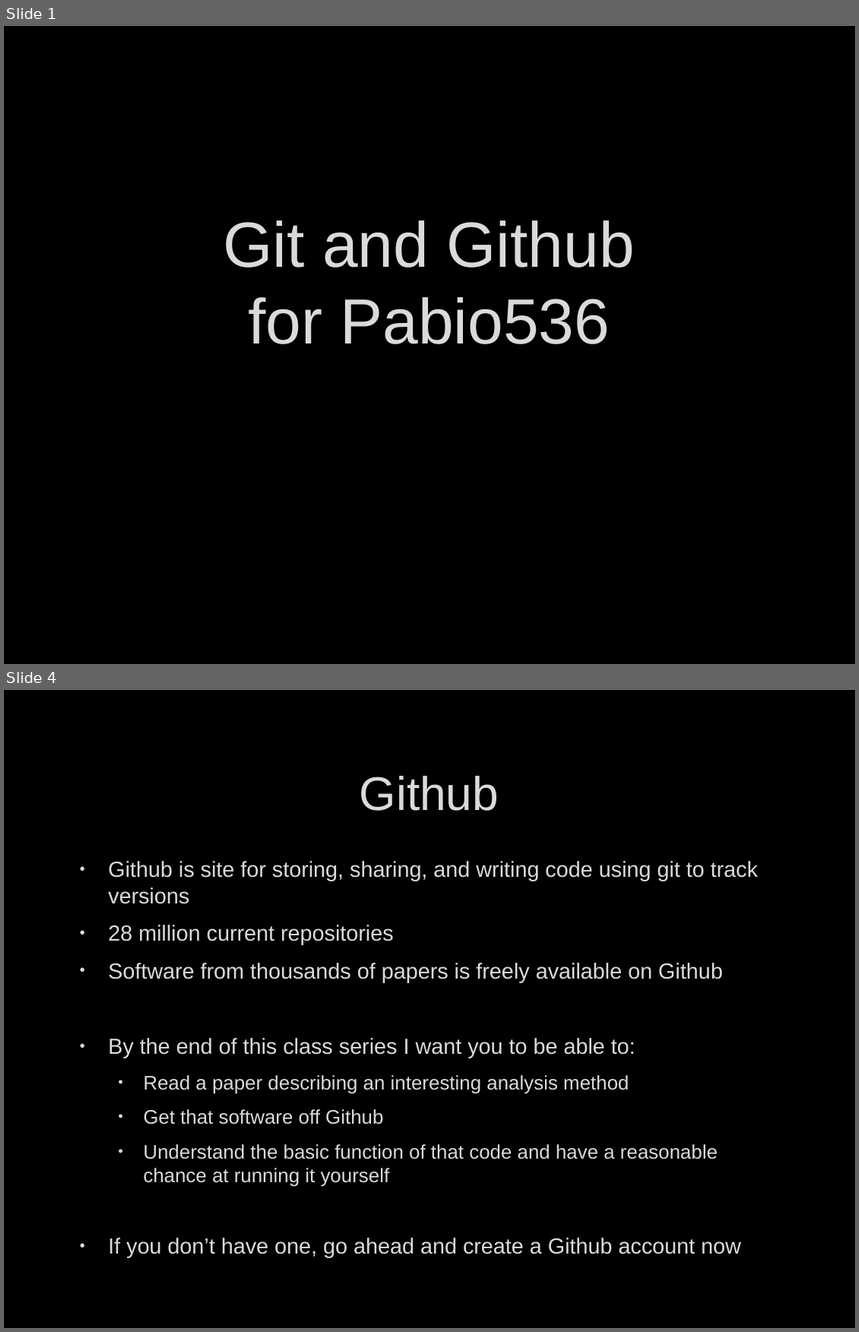
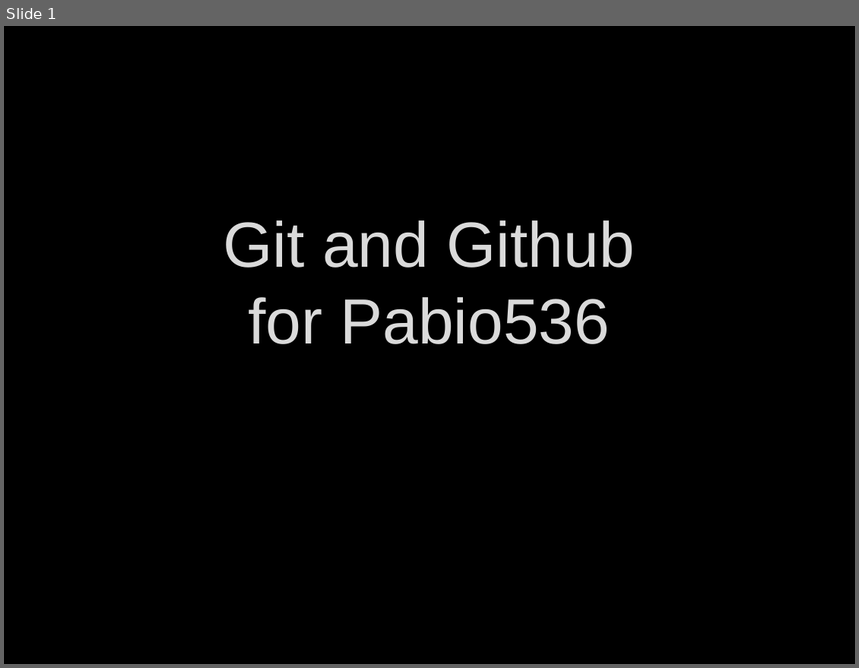
Before and after one commit to fdmast/Pabio536, a slide deck: C1_Introduction/ClassOne.GithubIntro.pptx. Shown one above the other, each under a label of ours: slides 1 and 4 before the commit, slide 1 after it; the slides between them are not shown. The pictures are 859x1332 and 859x668 pixels, drawn with LibreOffice and Linux fonts; fonts in the diff are those of the drawing; background and template pictures are left out. Boxes give left, top, right and bottom in pixels: in the first picture for what was removed or moved away, otherwise in the second. Text is boxed around its words. In the diff, an @@ line names an element or a change of style, - is before the commit and + after.

Commit message:
Complete overhaul of Class 3

```diff
--- a/C1_Introduction/ClassOne.GithubIntro.pptx
+++ b/C1_Introduction/ClassOne.GithubIntro.pptx
@@ slide 4 removed at <box>4,690,855,1328</box>, background picture (left out) @@
@@ title removed at <box>360,776,499,811</box> @@
-Github
@@ text removed at <box>108,861,758,1258</box> @@
-• Github is site for storing, sharing, and writing code using git to track versions
-• 28 million current repositories
-• Software from thousands of papers is freely available on Github
-• By the end of this class series I want you to be able to:
-  • Read a paper describing an interesting analysis method
-  • Get that software off Github
-  • Understand the basic function of that code and have a reasonable chance at running it yourself
-• If you don’t have one, go ahead and create a Github account now
```
Also in this commit, not shown: 2 slides changed, 10 slides added, 10 other slides removed, 5 other files.
